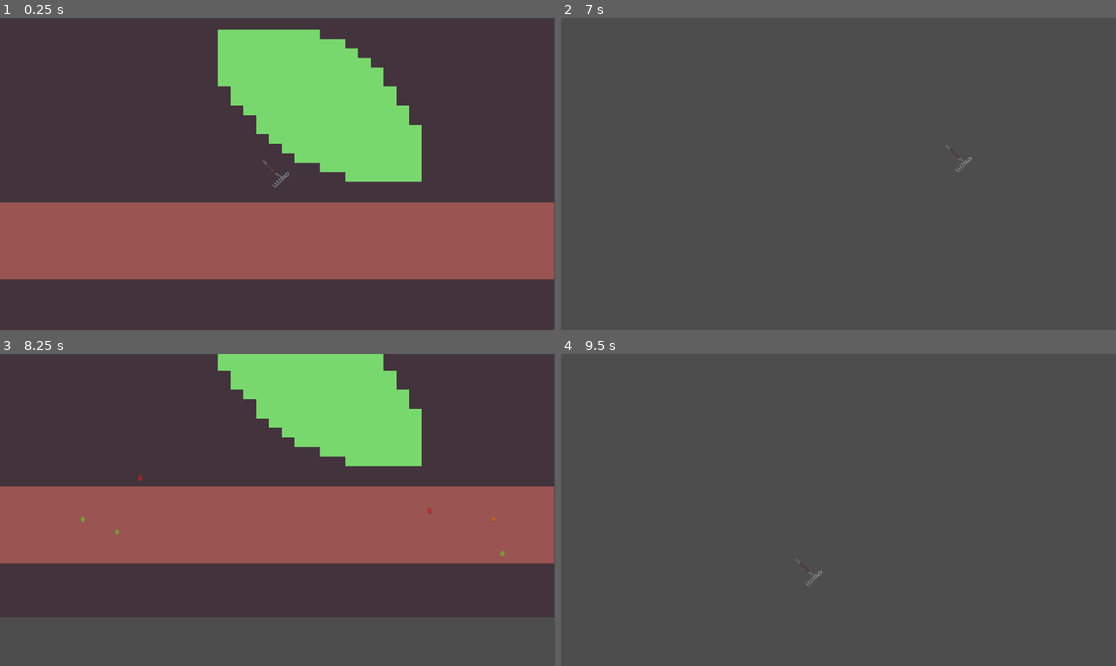
Above: before the commit, frames 1-4 (two rows, left to right).
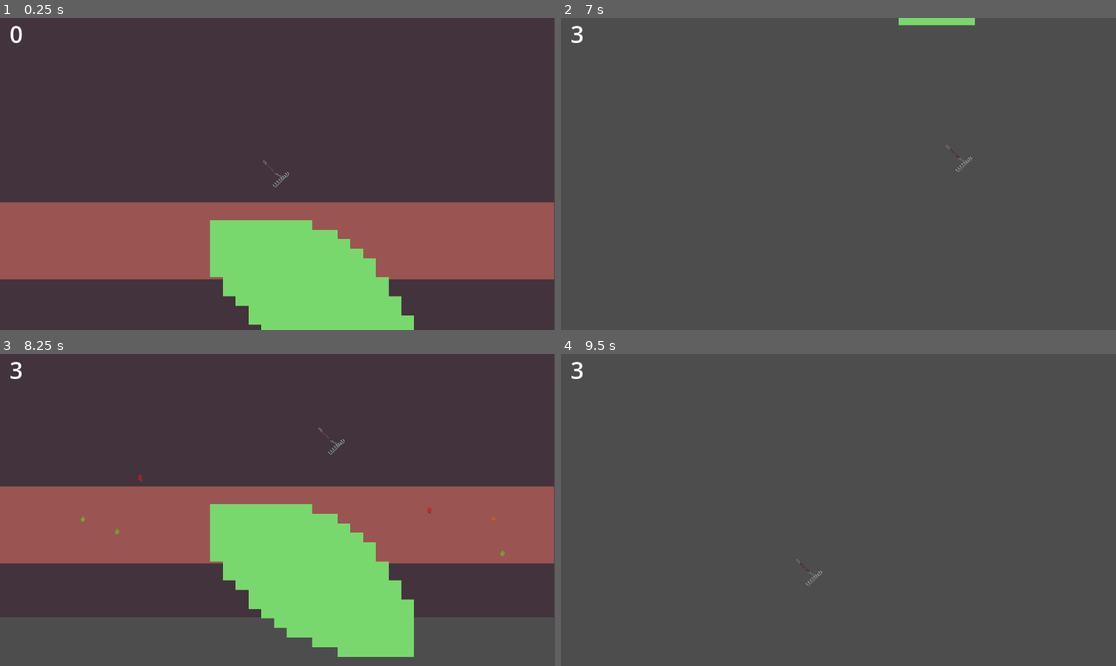
Above: after the commit, the same moments.

Repository: NHemmerly/wild-jam-85
Game: Godot game, scene res://level/map_only/map_only.tscn
Same seed, same stepped clock (60 frames per second), same inputs: the game is played once before the commit and once after it. The project has no main scene, so this scene is started directly.
Inputs (mouse positions are in pixels of both pictures, inside the frame that each line leads up to):
- Up to frame 1 (0.25 s): no input
- Up to frame 2 (7 s): tap Enter at 0.5, 2.75, 4.25 s; move the mouse to (960, 158) at 0.52 s; hold S (cam_down) 0.53-1.28 s; move the mouse to (727, 189) at 1.27 s; tap A (cam_left) at 1.35 s; tap Space at 2, 3.5, 5 s; move the mouse to (894, 105) at 2.02 s; hold D (cam_right) 2.03-2.78 s; move the mouse to (810, 236) at 2.77 s; tap W (cam_up) at 2.85 s; move the mouse to (1005, 220) at 3.52 s; press the mouse at (1005, 220) at 3.53 s; move the mouse to (672, 127) at 4.27 s; release the mouse at (672, 127) at 4.28 s; tap S (cam_down) at 4.35 s; move the mouse to (866, 174) at 5.02 s; hold A (cam_left) 5.03-5.78 s; move the mouse to (755, 96) at 5.77 s; tap D (cam_right) at 5.85 s; move the mouse to (960, 158) at 6.52 s; hold W (cam_up) from 6.53 s (still down)
- Up to frame 3 (8.25 s): move the mouse to (166, 525) at 7.27 s; release W (cam_up) at 7.28 s; click (166, 525) at 7.35 s; move the mouse to (333, 441) at 8.02 s; hold S (cam_down) from 8.03 s (still down)
- Up to frame 4 (9.5 s): move the mouse to (810, 572) at 8.77 s; release S (cam_down) at 8.78 s; tap A (cam_left) at 8.85 s

The runs differ from the first frame. In frame 1, 22% of the frame differs, in the area x 1-76%, y 2-100%; in frame 2, 0.4%; in frame 3, 22%; in frame 4, less than 0.1%.
Error before the commit: Invalid access to property or key 'id' on a base object of type 'RigidBody2D (Leaf)'. (res://entities/goo/goo.gd:14)

Commit message:
refactor score to a signal architecture

Diff:
--- a/entities/components/leaf_1.tres
+++ b/entities/components/leaf_1.tres
@@ -5,6 +5,6 @@
 
 [resource]
 script = ExtResource("1_xvto7")
-id = 2
+id = 0
 tex = ExtResource("2_pyvw2")
 metadata/_custom_type_script = "uid://cygj7nwknkega"
--- a/entities/goo/goo.gd
+++ b/entities/goo/goo.gd
@@ -8,10 +8,10 @@
 signal goo_consume(new_points: int)
 
 func _ready() -> void:
-	Events.connect("goo_consume", Events._on_goo_consume)
+	connect("goo_consume", Events._on_goo_consume)
 
 func increase_points(leaf: Leaf) -> void:
-		points += leaf.id + 1
+		points += leaf.data.id + 1
 		goo_consume.emit(points)
 
 func _on_body_entered(body: Node2D) -> void:
--- a/entities/goo/goo.tscn
+++ b/entities/goo/goo.tscn
@@ -8,6 +8,8 @@
 height = 447.424
 
 [node name="goo" type="Area2D"]
+collision_layer = 3
+collision_mask = 3
 script = ExtResource("1_ypi1f")
 
 [node name="CollisionShape2D" type="CollisionShape2D" parent="."]
--- a/entities/items/leaf_2/leaf_2.tscn
+++ b/entities/items/leaf_2/leaf_2.tscn
@@ -1,8 +1,15 @@
-[gd_scene load_steps=2 format=3 uid="uid://dgngr8ik2shbc"]
+[gd_scene load_steps=4 format=3 uid="uid://dgngr8ik2shbc"]
 
 [ext_resource type="PackedScene" uid="uid://dyllhb64ptgh2" path="res://entities/items/leaf_1/leaf_1.tscn" id="1_67jtj"]
+[ext_resource type="Script" uid="uid://cygj7nwknkega" path="res://entities/components/leaf_ref.gd" id="2_mtqqp"]
+
+[sub_resource type="Resource" id="Resource_ok6hs"]
+script = ExtResource("2_mtqqp")
+id = 1
+metadata/_custom_type_script = "uid://cygj7nwknkega"
 
 [node name="leaf_2" instance=ExtResource("1_67jtj")]
+data = SubResource("Resource_ok6hs")
 
 [node name="Sprite2D" parent="." index="0"]
 region_rect = Rect2(96, 0, 32, 32)
--- a/entities/items/leaf_3/leaf_3.tscn
+++ b/entities/items/leaf_3/leaf_3.tscn
@@ -1,8 +1,15 @@
-[gd_scene load_steps=2 format=3 uid="uid://bmtpqvxmv7h4a"]
+[gd_scene load_steps=4 format=3 uid="uid://bmtpqvxmv7h4a"]
 
 [ext_resource type="PackedScene" uid="uid://dyllhb64ptgh2" path="res://entities/items/leaf_1/leaf_1.tscn" id="1_j4b63"]
+[ext_resource type="Script" uid="uid://cygj7nwknkega" path="res://entities/components/leaf_ref.gd" id="2_dnaeh"]
+
+[sub_resource type="Resource" id="Resource_v18v7"]
+script = ExtResource("2_dnaeh")
+id = 2
+metadata/_custom_type_script = "uid://cygj7nwknkega"
 
 [node name="Leaf3" instance=ExtResource("1_j4b63")]
+data = SubResource("Resource_v18v7")
 
 [node name="Sprite2D" parent="." index="0"]
 region_rect = Rect2(0, 0, 32, 32)
--- a/game/player/player.tscn
+++ b/game/player/player.tscn
@@ -1,7 +1,8 @@
-[gd_scene load_steps=3 format=3 uid="uid://clp1ofdixv4m3"]
+[gd_scene load_steps=4 format=3 uid="uid://clp1ofdixv4m3"]
 
 [ext_resource type="Script" uid="uid://dm4h17wurvpq7" path="res://game/player/player.gd" id="1_obar5"]
 [ext_resource type="PackedScene" uid="uid://dkkrj73nvobsy" path="res://game/rake/rake.tscn" id="2_b2mth"]
+[ext_resource type="PackedScene" uid="uid://dgmhorfx4p70h" path="res://game/ui/score/score.tscn" id="3_8soms"]
 
 [node name="Player" type="Node2D" node_paths=PackedStringArray("rake", "cam")]
 script = ExtResource("1_obar5")
@@ -13,3 +14,5 @@
 position_smoothing_enabled = true
 
 [node name="Rake" parent="." instance=ExtResource("2_b2mth")]
+
+[node name="Score" parent="." instance=ExtResource("3_8soms")]
--- a/game/rake/rake.gd
+++ b/game/rake/rake.gd
@@ -2,7 +2,7 @@
 extends Node2D
 
 @export var rake_area: Area2D
-const RAKE_FORCE: int = 100
+const RAKE_FORCE: int = 200
 
 # Called when the node enters the scene tree for the first time.
 func _ready() -> void:
--- /dev/null
+++ b/game/ui/score/score.gd
@@ -0,0 +1,13 @@
+class_name Score
+extends CanvasLayer
+
+@export var score_label: Label
+
+func _ready() -> void:
+	Events.connect("goo_points_change", _on_goo_points_change)
+
+func set_label(value: String) -> void:
+	score_label.text = value
+
+func _on_goo_points_change(points: int) -> void:
+	set_label(str(points))
--- /dev/null
+++ b/game/ui/score/score.tscn
@@ -0,0 +1,28 @@
+[gd_scene load_steps=2 format=3 uid="uid://dgmhorfx4p70h"]
+
+[ext_resource type="Script" uid="uid://doonu7w3tyg4r" path="res://game/ui/score/score.gd" id="1_5jodj"]
+
+[node name="Score" type="CanvasLayer" node_paths=PackedStringArray("score_label")]
+script = ExtResource("1_5jodj")
+score_label = NodePath("Control/MarginContainer/Label")
+
+[node name="Control" type="Control" parent="."]
+layout_mode = 3
+anchors_preset = 15
+anchor_right = 1.0
+anchor_bottom = 1.0
+grow_horizontal = 2
+grow_vertical = 2
+
+[node name="MarginContainer" type="MarginContainer" parent="Control"]
+layout_mode = 1
+anchors_preset = -1
+offset_left = 20.0
+
+[node name="Label" type="Label" parent="Control/MarginContainer"]
+layout_mode = 2
+size_flags_horizontal = 4
+theme_override_font_sizes/font_size = 48
+text = "0
+"
+horizontal_alignment = 1
--- a/level/map_only/map_only.tscn
+++ b/level/map_only/map_only.tscn
@@ -71,6 +71,6 @@
 offset_bottom = 133.0
 
 [node name="goo" parent="." instance=ExtResource("5_b45g7")]
-position = Vector2(666, 183)
+position = Vector2(650, 579)
 
 [connection signal="body_entered" from="goo" to="goo" method="_on_body_entered"]
Not shown, added: game/ui/score/score.gd.uid
